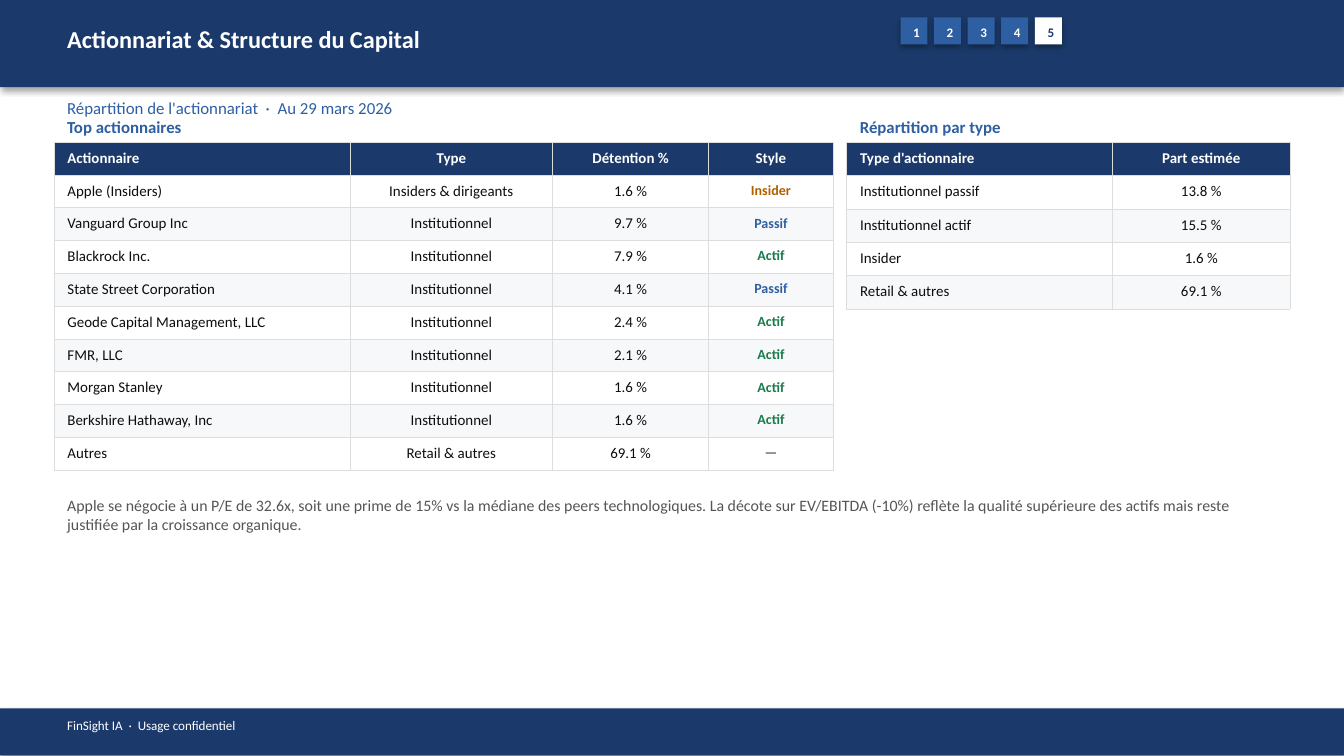
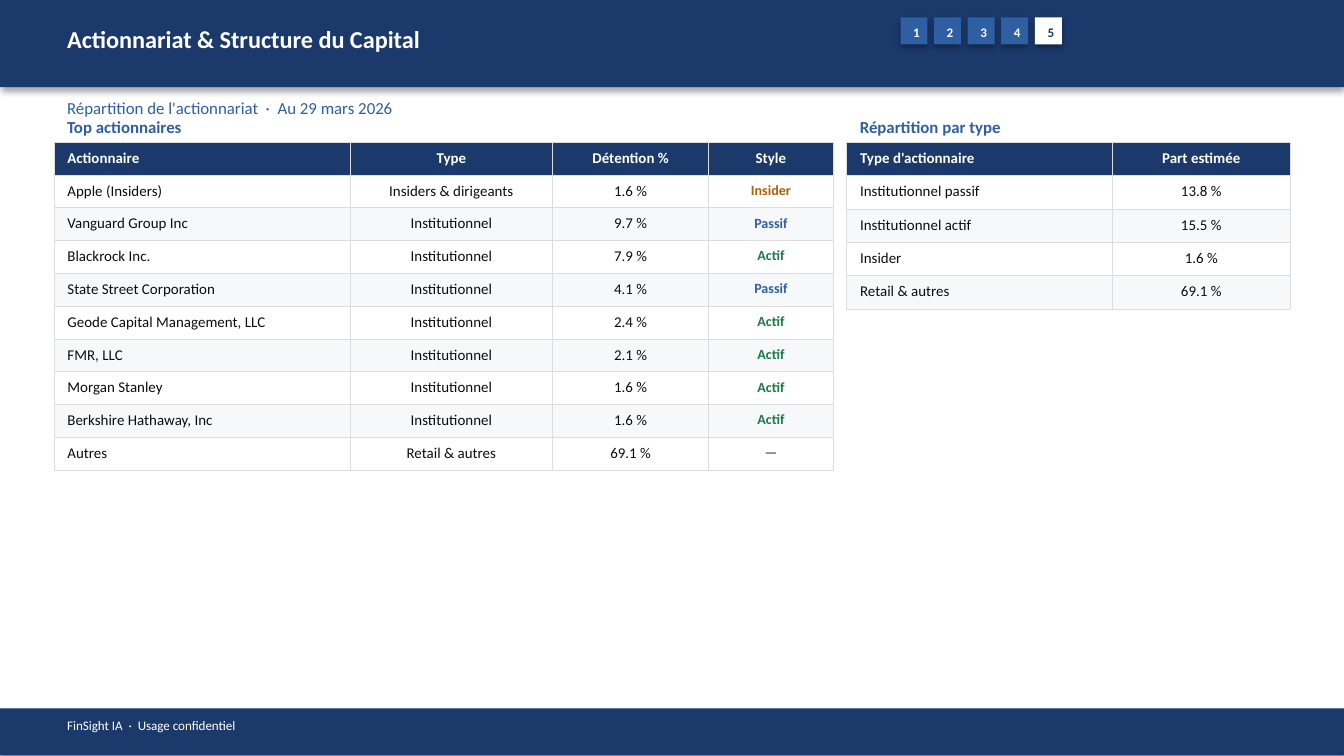
Before and after one commit to baptistejeh07-art/finsight-ia, a slide deck: slide 19 of preview/AAPL/AAPL_pitchbook.pptx. Drawn at 1344x756 pixels with LibreOffice and Linux fonts; fonts in the diff are those of the drawing. Boxes give left, top, right and bottom in pixels: in the first picture for what was removed or moved away, otherwise in the second. Text is boxed around its words. In the diff, an @@ line names an element or a change of style, - is before the commit and + after.

```diff
--- a/preview/AAPL/AAPL_pitchbook.pptx
+++ b/preview/AAPL/AAPL_pitchbook.pptx
@@ text removed at <box>67,499,1229,533</box> @@
-Apple se négocie à un P/E de 32.6x, soit une prime de 15% vs la médiane des peers technologiques. La décote sur EV/EBITDA (-10%) reflète la qualité supérieure des actifs mais reste justifiée par la croissance organique.
```
Also in this commit, not shown: 14 other slides changed, 4 other files.
